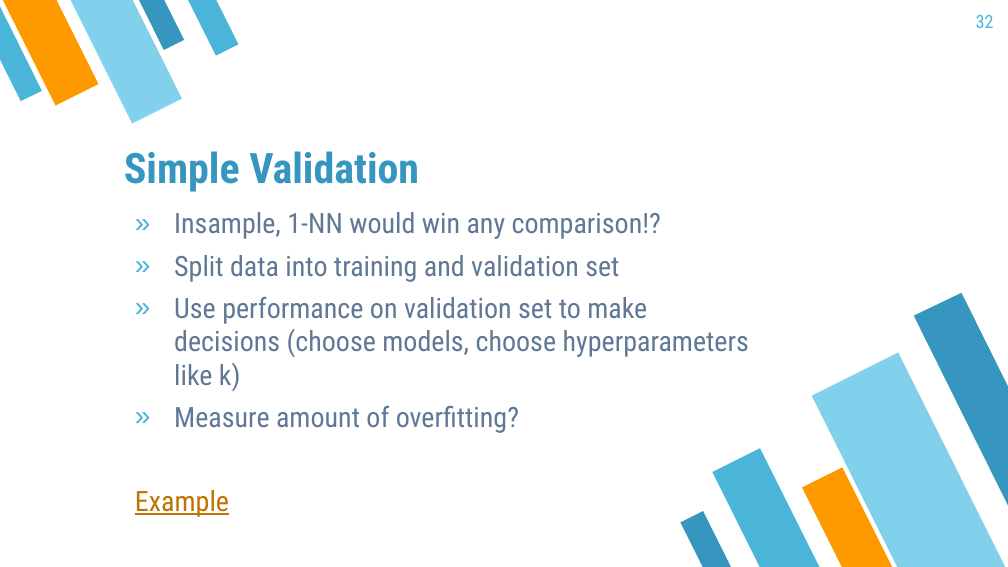
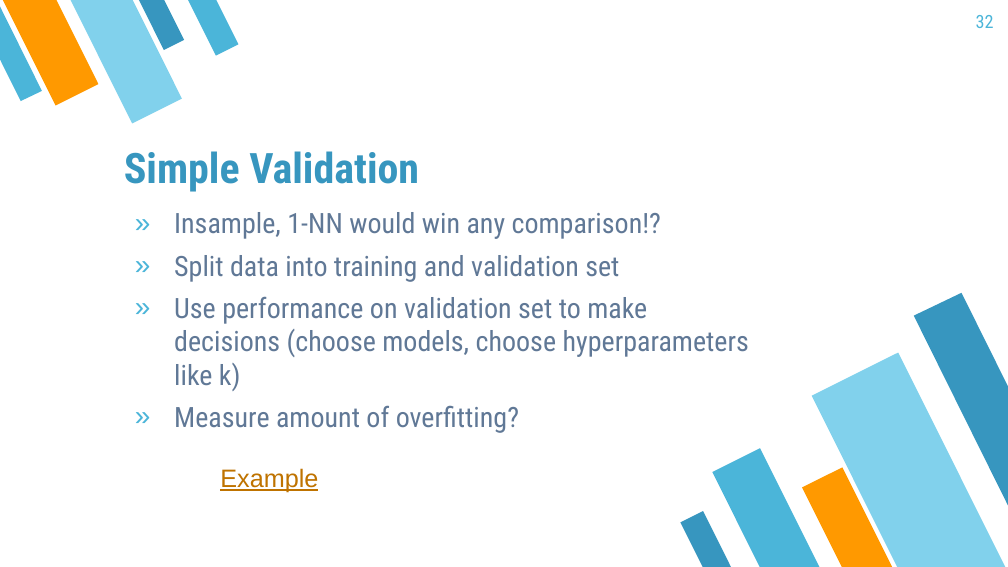
Before and after one commit to mayer79/ml_lecture, a slide deck: slide 32 of slides/ML_Lecture.pptx. Drawn at 1008x567 pixels with LibreOffice and Linux fonts; fonts in the diff are those of the drawing. Boxes give left, top, right and bottom in pixels: in the first picture for what was removed or moved away, otherwise in the second. Text is boxed around its words. In the diff, an @@ line names an element or a change of style, - is before the commit and + after.

```diff
--- a/slides/ML_Lecture.pptx
+++ b/slides/ML_Lecture.pptx
@@ text added at <box>220,468,318,492</box>, 18 pt, text #BF7300, underline @@
+Example
@@ text at <box>135,490,229,517</box>: paragraph removed @@
-Example
```
Also in this commit, not shown: 25 other slides changed, 2 other files.
